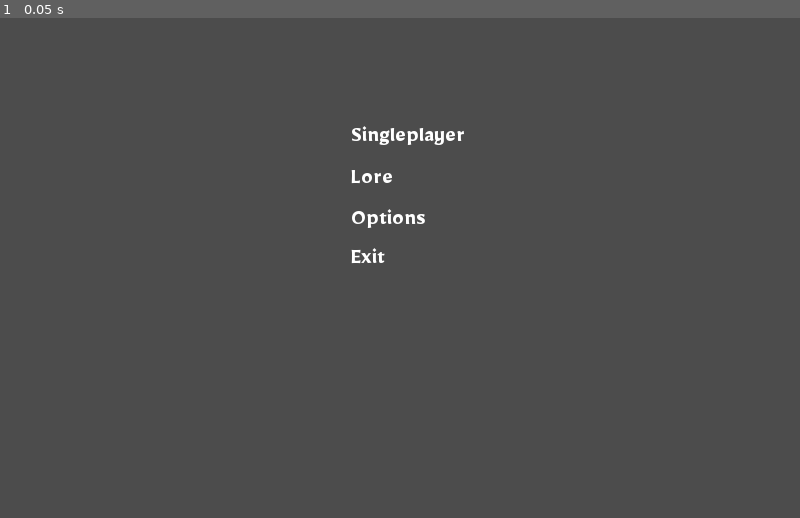
Above: before the commit, frame 1.
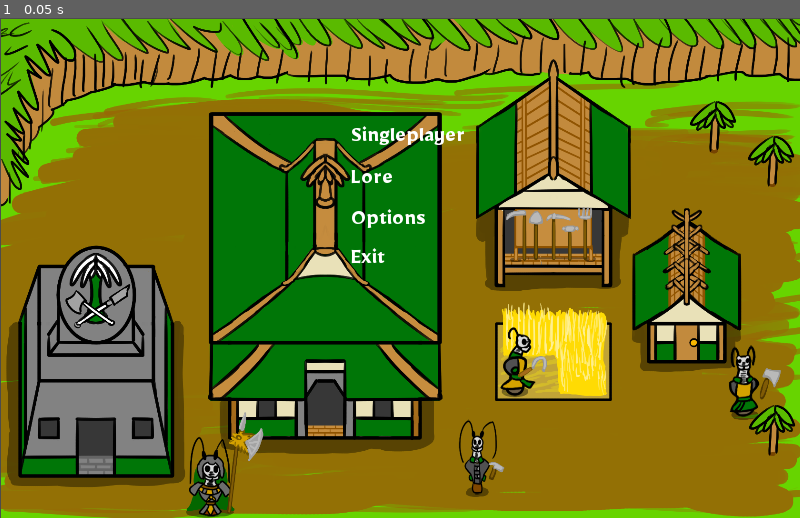
Above: after the commit, the same moment.

Repository: bpodrygajlo/Highborne-Battlecry
Game: Godot game, scene res://GUI.tscn
Same seed, same stepped clock (60 frames per second), same inputs: the game is played once before the commit and once after it. Before the commit the project has no main scene; this scene is started directly in both runs.
Inputs:
- Up to frame 1 (0.05 s): no input

The runs differ from the first frame. In frame 1, 98% of the frame differs, in the area x 0-100%, y 0-100%.

Commit message:
Add files via upload

Diff:
--- /dev/null
+++ b/GUI.gd
@@ -0,0 +1 @@
+extends CanvasLayer
--- a/GUI.tscn
+++ b/GUI.tscn
@@ -1,12 +1,17 @@
-[gd_scene load_steps=3 format=2]
+[gd_scene load_steps=4 format=2]
 
 [ext_resource path="res://Mirza/Mirza-Bold.ttf" type="DynamicFontData" id=1]
+[ext_resource path="res://Concept art/Highborne Cries of War GC1.png" type="Texture" id=2]
 
 [sub_resource type="DynamicFont" id=1]
 size = 50
 font_data = ExtResource( 1 )
 
 [node name="GUI" type="CanvasLayer"]
+
+[node name="Highborne Cries of War GC1" type="Sprite" parent="."]
+position = Vector2( 842.268, 526.779 )
+texture = ExtResource( 2 )
 
 [node name="SPLabel" type="Label" parent="."]
 anchor_left = 0.512
--- a/project.godot
+++ b/project.godot
@@ -11,6 +11,7 @@
 [application]
 
 config/name="Highborne Cries Of War"
+run/main_scene="res://GUI.tscn"
 config/icon="res://icon.png"
 
 [display]
